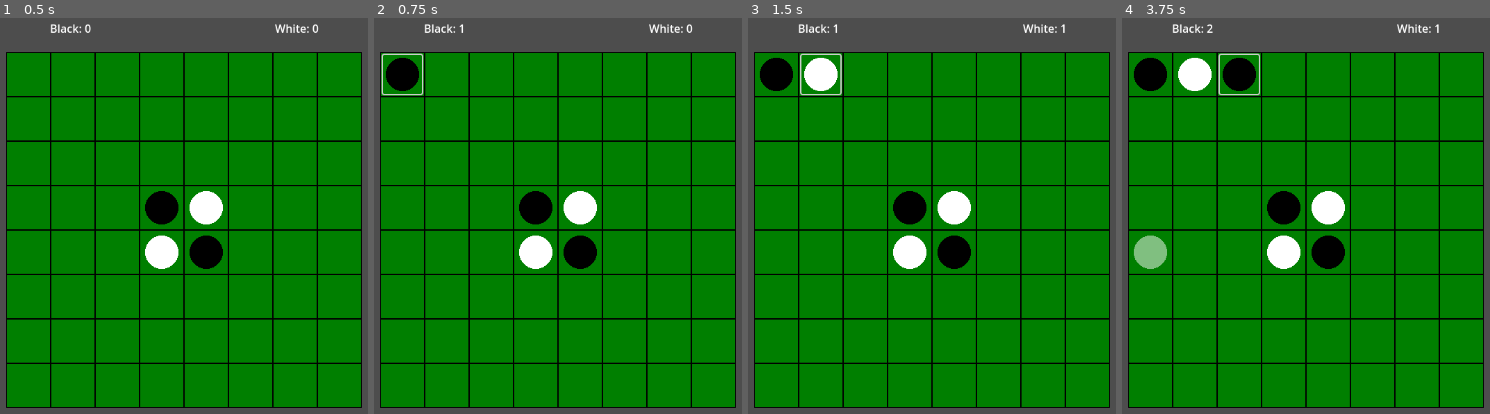
Above: before the commit, frames 1-4 (left to right).
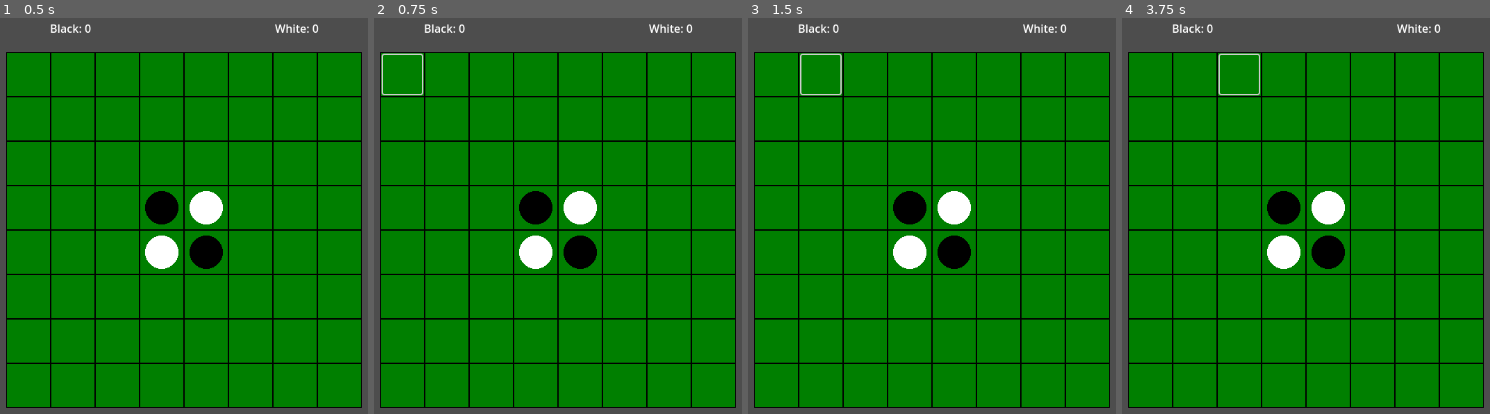
Above: after the commit, the same moments.

Repository: phrasmotica/othello
Game: Godot game, scene res://scenes/game.tscn
The game is run twice, just before and just after one commit, with the same random seed, the same clock (stepped at 60 frames per second) and the same inputs.
Inputs (mouse positions are in pixels of both pictures, inside the frame that each line leads up to):
- Up to frame 1 (0.5 s): no input
- Up to frame 2 (0.75 s): click (403, 73) at 0.52 s
- Up to frame 3 (1.5 s): click (821, 73) at 1.27 s
- Up to frame 4 (3.75 s): click (1239, 73) at 2.02 s; tap Enter at 2.75 s; move the mouse to (1482, 208) at 2.77 s; tap Space at 3.5 s; move the mouse to (1147, 251) at 3.52 s

Frame 1 is identical in both runs. In frame 2, 0.6% of the frame differs, in the area x 3-25%, y 1-19%; in frame 3, 1.3%; in frame 4, 2.5%, in the area x 3-87%, y 1-64%.

Commit message:
Start implementing algorithm for computing valid locations for the next counter. Create a visual debug mode that can be toggled with the slash key

Diff:
--- a/project.godot
+++ b/project.godot
@@ -15,6 +15,18 @@
 config/features=PackedStringArray("4.3", "Forward Plus")
 config/icon="res://icon.svg"
 
+[autoload]
+
+Globals="*res://scripts/globals.gd"
+
 [display]
 
 window/stretch/mode="viewport"
+
+[input]
+
+toggle_debug_mode={
+"deadzone": 0.5,
+"events": [Object(InputEventKey,"resource_local_to_scene":false,"resource_name":"","device":-1,"window_id":0,"alt_pressed":false,"shift_pressed":false,"ctrl_pressed":false,"meta_pressed":false,"pressed":false,"keycode":0,"physical_keycode":47,"key_label":0,"unicode":47,"location":0,"echo":false,"script":null)
+]
+}
--- a/scenes/board.tscn
+++ b/scenes/board.tscn
@@ -1,9 +1,10 @@
-[gd_scene load_steps=5 format=3 uid="uid://c5cc76vukx7db"]
+[gd_scene load_steps=6 format=3 uid="uid://c5cc76vukx7db"]
 
 [ext_resource type="Script" path="res://scripts/board.gd" id="1_2oqc0"]
 [ext_resource type="PackedScene" uid="uid://flkpinjhixfv" path="res://scenes/board_cell.tscn" id="1_52xkg"]
 [ext_resource type="Script" path="res://scripts/board_creator.gd" id="4_0bgla"]
 [ext_resource type="Script" path="res://scripts/board_state.gd" id="4_sxf1f"]
+[ext_resource type="Script" path="res://scripts/board_cell.gd" id="5_xu822"]
 
 [node name="Board" type="Node2D"]
 script = ExtResource("1_2oqc0")
@@ -21,193 +22,324 @@
 
 [node name="Cells" type="Node2D" parent="."]
 
-[node name="Cell0" parent="Cells" instance=ExtResource("1_52xkg")]
-
-[node name="Cell1" parent="Cells" instance=ExtResource("1_52xkg")]
+[node name="Cell0" type="Node2D" parent="Cells" instance=ExtResource("1_52xkg")]
+script = ExtResource("5_xu822")
+
+[node name="Cell1" type="Node2D" parent="Cells" instance=ExtResource("1_52xkg")]
 position = Vector2(64, 0)
-
-[node name="Cell2" parent="Cells" instance=ExtResource("1_52xkg")]
+script = ExtResource("5_xu822")
+index = 1
+
+[node name="Cell2" type="Node2D" parent="Cells" instance=ExtResource("1_52xkg")]
 position = Vector2(128, 0)
-
-[node name="Cell3" parent="Cells" instance=ExtResource("1_52xkg")]
+script = ExtResource("5_xu822")
+index = 2
+
+[node name="Cell3" type="Node2D" parent="Cells" instance=ExtResource("1_52xkg")]
 position = Vector2(192, 0)
-
-[node name="Cell4" parent="Cells" instance=ExtResource("1_52xkg")]
+script = ExtResource("5_xu822")
+index = 3
+
+[node name="Cell4" type="Node2D" parent="Cells" instance=ExtResource("1_52xkg")]
 position = Vector2(256, 0)
-
-[node name="Cell5" parent="Cells" instance=ExtResource("1_52xkg")]
+script = ExtResource("5_xu822")
+index = 4
+
+[node name="Cell5" type="Node2D" parent="Cells" instance=ExtResource("1_52xkg")]
 position = Vector2(320, 0)
-
-[node name="Cell6" parent="Cells" instance=ExtResource("1_52xkg")]
+script = ExtResource("5_xu822")
+index = 5
+
+[node name="Cell6" type="Node2D" parent="Cells" instance=ExtResource("1_52xkg")]
 position = Vector2(384, 0)
-
-[node name="Cell7" parent="Cells" instance=ExtResource("1_52xkg")]
+script = ExtResource("5_xu822")
+index = 6
+
+[node name="Cell7" type="Node2D" parent="Cells" instance=ExtResource("1_52xkg")]
 position = Vector2(448, 0)
-
-[node name="Cell8" parent="Cells" instance=ExtResource("1_52xkg")]
+script = ExtResource("5_xu822")
+index = 7
+
+[node name="Cell8" type="Node2D" parent="Cells" instance=ExtResource("1_52xkg")]
 position = Vector2(0, 64)
-
-[node name="Cell9" parent="Cells" instance=ExtResource("1_52xkg")]
+script = ExtResource("5_xu822")
+index = 8
+
+[node name="Cell9" type="Node2D" parent="Cells" instance=ExtResource("1_52xkg")]
 position = Vector2(64, 64)
-
-[node name="Cell10" parent="Cells" instance=ExtResource("1_52xkg")]
+script = ExtResource("5_xu822")
+index = 9
+
+[node name="Cell10" type="Node2D" parent="Cells" instance=ExtResource("1_52xkg")]
 position = Vector2(128, 64)
-
-[node name="Cell11" parent="Cells" instance=ExtResource("1_52xkg")]
+script = ExtResource("5_xu822")
+index = 10
+
+[node name="Cell11" type="Node2D" parent="Cells" instance=ExtResource("1_52xkg")]
 position = Vector2(192, 64)
-
-[node name="Cell12" parent="Cells" instance=ExtResource("1_52xkg")]
+script = ExtResource("5_xu822")
+index = 11
+
+[node name="Cell12" type="Node2D" parent="Cells" instance=ExtResource("1_52xkg")]
 position = Vector2(256, 64)
-
-[node name="Cell13" parent="Cells" instance=ExtResource("1_52xkg")]
+script = ExtResource("5_xu822")
+index = 12
+
+[node name="Cell13" type="Node2D" parent="Cells" instance=ExtResource("1_52xkg")]
 position = Vector2(320, 64)
-
-[node name="Cell14" parent="Cells" instance=ExtResource("1_52xkg")]
+script = ExtResource("5_xu822")
+index = 13
+
+[node name="Cell14" type="Node2D" parent="Cells" instance=ExtResource("1_52xkg")]
 position = Vector2(384, 64)
-
-[node name="Cell15" parent="Cells" instance=ExtResource("1_52xkg")]
+script = ExtResource("5_xu822")
+index = 14
+
+[node name="Cell15" type="Node2D" parent="Cells" instance=ExtResource("1_52xkg")]
 position = Vector2(448, 64)
-
-[node name="Cell16" parent="Cells" instance=ExtResource("1_52xkg")]
+script = ExtResource("5_xu822")
+index = 15
+
+[node name="Cell16" type="Node2D" parent="Cells" instance=ExtResource("1_52xkg")]
 position = Vector2(0, 128)
-
-[node name="Cell17" parent="Cells" instance=ExtResource("1_52xkg")]
+script = ExtResource("5_xu822")
+index = 16
+
+[node name="Cell17" type="Node2D" parent="Cells" instance=ExtResource("1_52xkg")]
 position = Vector2(64, 128)
-
-[node name="Cell18" parent="Cells" instance=ExtResource("1_52xkg")]
+script = ExtResource("5_xu822")
+index = 17
+
+[node name="Cell18" type="Node2D" parent="Cells" instance=ExtResource("1_52xkg")]
 position = Vector2(128, 128)
-
-[node name="Cell19" parent="Cells" instance=ExtResource("1_52xkg")]
+script = ExtResource("5_xu822")
+index = 18
+
+[node name="Cell19" type="Node2D" parent="Cells" instance=ExtResource("1_52xkg")]
 position = Vector2(192, 128)
-
-[node name="Cell20" parent="Cells" instance=ExtResource("1_52xkg")]
+script = ExtResource("5_xu822")
+index = 19
+
+[node name="Cell20" type="Node2D" parent="Cells" instance=ExtResource("1_52xkg")]
 position = Vector2(256, 128)
-
-[node name="Cell21" parent="Cells" instance=ExtResource("1_52xkg")]
+script = ExtResource("5_xu822")
+index = 20
+
+[node name="Cell21" type="Node2D" parent="Cells" instance=ExtResource("1_52xkg")]
 position = Vector2(320, 128)
-
-[node name="Cell22" parent="Cells" instance=ExtResource("1_52xkg")]
+script = ExtResource("5_xu822")
+index = 21
+
+[node name="Cell22" type="Node2D" parent="Cells" instance=ExtResource("1_52xkg")]
 position = Vector2(384, 128)
-
-[node name="Cell23" parent="Cells" instance=ExtResource("1_52xkg")]
+script = ExtResource("5_xu822")
+index = 22
+
+[node name="Cell23" type="Node2D" parent="Cells" instance=ExtResource("1_52xkg")]
 position = Vector2(448, 128)
-
-[node name="Cell24" parent="Cells" instance=ExtResource("1_52xkg")]
+script = ExtResource("5_xu822")
+index = 23
+
+[node name="Cell24" type="Node2D" parent="Cells" instance=ExtResource("1_52xkg")]
 position = Vector2(0, 192)
-
-[node name="Cell25" parent="Cells" instance=ExtResource("1_52xkg")]
+script = ExtResource("5_xu822")
+index = 24
+
+[node name="Cell25" type="Node2D" parent="Cells" instance=ExtResource("1_52xkg")]
 position = Vector2(64, 192)
-
-[node name="Cell26" parent="Cells" instance=ExtResource("1_52xkg")]
+script = ExtResource("5_xu822")
+index = 25
+
+[node name="Cell26" type="Node2D" parent="Cells" instance=ExtResource("1_52xkg")]
 position = Vector2(128, 192)
-
-[node name="Cell27" parent="Cells" instance=ExtResource("1_52xkg")]
+script = ExtResource("5_xu822")
+index = 26
+
+[node name="Cell27" type="Node2D" parent="Cells" instance=ExtResource("1_52xkg")]
 position = Vector2(192, 192)
-
-[node name="Cell28" parent="Cells" instance=ExtResource("1_52xkg")]
+script = ExtResource("5_xu822")
+counter_presence = 0
+index = 27
+
+[node name="Cell28" type="Node2D" parent="Cells" instance=ExtResource("1_52xkg")]
 position = Vector2(256, 192)
-
-[node name="Cell29" parent="Cells" instance=ExtResource("1_52xkg")]
+script = ExtResource("5_xu822")
+counter_presence = 1
+index = 28
+
+[node name="Cell29" type="Node2D" parent="Cells" instance=ExtResource("1_52xkg")]
 position = Vector2(320, 192)
-
-[node name="Cell30" parent="Cells" instance=ExtResource("1_52xkg")]
+script = ExtResource("5_xu822")
+index = 29
+
+[node name="Cell30" type="Node2D" parent="Cells" instance=ExtResource("1_52xkg")]
 position = Vector2(384, 192)
-
-[node name="Cell31" parent="Cells" instance=ExtResource("1_52xkg")]
+script = ExtResource("5_xu822")
+index = 30
+
+[node name="Cell31" type="Node2D" parent="Cells" instance=ExtResource("1_52xkg")]
 position = Vector2(448, 192)
-
-[node name="Cell32" parent="Cells" instance=ExtResource("1_52xkg")]
+script = ExtResource("5_xu822")
+index = 31
+
+[node name="Cell32" type="Node2D" parent="Cells" instance=ExtResource("1_52xkg")]
 position = Vector2(0, 256)
-
-[node name="Cell33" parent="Cells" instance=ExtResource("1_52xkg")]
+script = ExtResource("5_xu822")
+index = 32
+
+[node name="Cell33" type="Node2D" parent="Cells" instance=ExtResource("1_52xkg")]
 position = Vector2(64, 256)
-
-[node name="Cell34" parent="Cells" instance=ExtResource("1_52xkg")]
+script = ExtResource("5_xu822")
+index = 33
+
+[node name="Cell34" type="Node2D" parent="Cells" instance=ExtResource("1_52xkg")]
 position = Vector2(128, 256)
-
-[node name="Cell35" parent="Cells" instance=ExtResource("1_52xkg")]
+script = ExtResource("5_xu822")
+index = 34
+
+[node name="Cell35" type="Node2D" parent="Cells" instance=ExtResource("1_52xkg")]
 position = Vector2(192, 256)
-
-[node name="Cell36" parent="Cells" instance=ExtResource("1_52xkg")]
+script = ExtResource("5_xu822")
+counter_presence = 1
+index = 35
+
+[node name="Cell36" type="Node2D" parent="Cells" instance=ExtResource("1_52xkg")]
 position = Vector2(256, 256)
-
-[node name="Cell37" parent="Cells" instance=ExtResource("1_52xkg")]
+script = ExtResource("5_xu822")
+counter_presence = 0
+index = 36
+
+[node name="Cell37" type="Node2D" parent="Cells" instance=ExtResource("1_52xkg")]
 position = Vector2(320, 256)
-
-[node name="Cell38" parent="Cells" instance=ExtResource("1_52xkg")]
+script = ExtResource("5_xu822")
+index = 37
+
+[node name="Cell38" type="Node2D" parent="Cells" instance=ExtResource("1_52xkg")]
 position = Vector2(384, 256)
-
-[node name="Cell39" parent="Cells" instance=ExtResource("1_52xkg")]
+script = ExtResource("5_xu822")
+index = 38
+
+[node name="Cell39" type="Node2D" parent="Cells" instance=ExtResource("1_52xkg")]
 position = Vector2(448, 256)
-
-[node name="Cell40" parent="Cells" instance=ExtResource("1_52xkg")]
+script = ExtResource("5_xu822")
+index = 39
+
+[node name="Cell40" type="Node2D" parent="Cells" instance=ExtResource("1_52xkg")]
 position = Vector2(0, 320)
-
-[node name="Cell41" parent="Cells" instance=ExtResource("1_52xkg")]
+script = ExtResource("5_xu822")
+index = 40
+
+[node name="Cell41" type="Node2D" parent="Cells" instance=ExtResource("1_52xkg")]
 position = Vector2(64, 320)
-
-[node name="Cell42" parent="Cells" instance=ExtResource("1_52xkg")]
+script = ExtResource("5_xu822")
+index = 41
+
+[node name="Cell42" type="Node2D" parent="Cells" instance=ExtResource("1_52xkg")]
 position = Vector2(128, 320)
-
-[node name="Cell43" parent="Cells" instance=ExtResource("1_52xkg")]
+script = ExtResource("5_xu822")
+index = 42
+
+[node name="Cell43" type="Node2D" parent="Cells" instance=ExtResource("1_52xkg")]
 position = Vector2(192, 320)
-
-[node name="Cell44" parent="Cells" instance=ExtResource("1_52xkg")]
+script = ExtResource("5_xu822")
+index = 43
+
+[node name="Cell44" type="Node2D" parent="Cells" instance=ExtResource("1_52xkg")]
 position = Vector2(256, 320)
-
-[node name="Cell45" parent="Cells" instance=ExtResource("1_52xkg")]
+script = ExtResource("5_xu822")
+index = 44
+
+[node name="Cell45" type="Node2D" parent="Cells" instance=ExtResource("1_52xkg")]
 position = Vector2(320, 320)
-
-[node name="Cell46" parent="Cells" instance=ExtResource("1_52xkg")]
+script = ExtResource("5_xu822")
+index = 45
+
+[node name="Cell46" type="Node2D" parent="Cells" instance=ExtResource("1_52xkg")]
 position = Vector2(384, 320)
-
-[node name="Cell47" parent="Cells" instance=ExtResource("1_52xkg")]
+script = ExtResource("5_xu822")
+index = 46
+
+[node name="Cell47" type="Node2D" parent="Cells" instance=ExtResource("1_52xkg")]
 position = Vector2(448, 320)
-
-[node name="Cell48" parent="Cells" instance=ExtResource("1_52xkg")]
+script = ExtResource("5_xu822")
+index = 47
+
+[node name="Cell48" type="Node2D" parent="Cells" instance=ExtResource("1_52xkg")]
 position = Vector2(0, 384)
-
-[node name="Cell49" parent="Cells" instance=ExtResource("1_52xkg")]
+script = ExtResource("5_xu822")
+index = 48
+
+[node name="Cell49" type="Node2D" parent="Cells" instance=ExtResource("1_52xkg")]
 position = Vector2(64, 384)
-
-[node name="Cell50" parent="Cells" instance=ExtResource("1_52xkg")]
+script = ExtResource("5_xu822")
+index = 49
+
+[node name="Cell50" type="Node2D" parent="Cells" instance=ExtResource("1_52xkg")]
 position = Vector2(128, 384)
-
-[node name="Cell51" parent="Cells" instance=ExtResource("1_52xkg")]
+script = ExtResource("5_xu822")
+index = 50
+
+[node name="Cell51" type="Node2D" parent="Cells" instance=ExtResource("1_52xkg")]
 position = Vector2(192, 384)
-
-[node name="Cell52" parent="Cells" instance=ExtResource("1_52xkg")]
+script = ExtResource("5_xu822")
+index = 51
+
+[node name="Cell52" type="Node2D" parent="Cells" instance=ExtResource("1_52xkg")]
 position = Vector2(256, 384)
-
-[node name="Cell53" parent="Cells" instance=ExtResource("1_52xkg")]
+script = ExtResource("5_xu822")
+index = 52
+
+[node name="Cell53" type="Node2D" parent="Cells" instance=ExtResource("1_52xkg")]
 position = Vector2(320, 384)
-
-[node name="Cell54" parent="Cells" instance=ExtResource("1_52xkg")]
+script = ExtResource("5_xu822")
+index = 53
+
+[node name="Cell54" type="Node2D" parent="Cells" instance=ExtResource("1_52xkg")]
 position = Vector2(384, 384)
-
-[node name="Cell55" parent="Cells" instance=ExtResource("1_52xkg")]
+script = ExtResource("5_xu822")
+index = 54
+
+[node name="Cell55" type="Node2D" parent="Cells" instance=ExtResource("1_52xkg")]
 position = Vector2(448, 384)
-
-[node name="Cell56" parent="Cells" instance=ExtResource("1_52xkg")]
+script = ExtResource("5_xu822")
+index = 55
+
+[node name="Cell56" type="Node2D" parent="Cells" instance=ExtResource("1_52xkg")]
 position = Vector2(0, 448)
-
-[node name="Cell57" parent="Cells" instance=ExtResource("1_52xkg")]
+script = ExtResource("5_xu822")
+index = 56
+
+[node name="Cell57" type="Node2D" parent="Cells" instance=ExtResource("1_52xkg")]
 position = Vector2(64, 448)
-
-[node name="Cell58" parent="Cells" instance=ExtResource("1_52xkg")]
+script = ExtResource("5_xu822")
+index = 57
+
+[node name="Cell58" type="Node2D" parent="Cells" instance=ExtResource("1_52xkg")]
 position = Vector2(128, 448)
-
-[node name="Cell59" parent="Cells" instance=ExtResource("1_52xkg")]
+script = ExtResource("5_xu822")
+index = 58
+
+[node name="Cell59" type="Node2D" parent="Cells" instance=ExtResource("1_52xkg")]
 position = Vector2(192, 448)
-
-[node name="Cell60" parent="Cells" instance=ExtResource("1_52xkg")]
+script = ExtResource("5_xu822")
+index = 59
+
+[node name="Cell60" type="Node2D" parent="Cells" instance=ExtResource("1_52xkg")]
 position = Vector2(256, 448)
-
-[node name="Cell61" parent="Cells" instance=ExtResource("1_52xkg")]
+script = ExtResource("5_xu822")
+index = 60
+
+[node name="Cell61" type="Node2D" parent="Cells" instance=ExtResource("1_52xkg")]
 position = Vector2(320, 448)
-
-[node name="Cell62" parent="Cells" instance=ExtResource("1_52xkg")]
+script = ExtResource("5_xu822")
+index = 61
+
+[node name="Cell62" type="Node2D" parent="Cells" instance=ExtResource("1_52xkg")]
 position = Vector2(384, 448)
-
-[node name="Cell63" parent="Cells" instance=ExtResource("1_52xkg")]
+script = ExtResource("5_xu822")
+index = 62
+
+[node name="Cell63" type="Node2D" parent="Cells" instance=ExtResource("1_52xkg")]
 position = Vector2(448, 448)
+script = ExtResource("5_xu822")
+index = 63
--- a/scenes/board_cell.tscn
+++ b/scenes/board_cell.tscn
@@ -43,3 +43,10 @@
 offset_bottom = 60.0
 mouse_default_cursor_shape = 2
 flat = true
+
+[node name="IndexLabel" type="Label" parent="."]
+unique_name_in_owner = true
+offset_left = 4.0
+offset_right = 40.0
+offset_bottom = 23.0
+text = "00"
--- a/scripts/board.gd
+++ b/scripts/board.gd
@@ -23,7 +23,8 @@
 		if starting_colour != value:
 			starting_colour = value
 
-			_refresh()
+			if board_creator:
+				board_creator.set_next_colour(starting_colour)
 
 @onready
 var board_creator: BoardCreator = %BoardCreator
@@ -44,7 +45,6 @@
 func _refresh() -> void:
 	if board_creator:
 		board_creator.render_board(size, self)
-		board_creator.set_next_colour(starting_colour)
 
 func _handle_score_changed(black_score: int, white_score: int) -> void:
 	if (black_score + white_score) % 2 == 0:
--- a/scripts/board_cell.gd
+++ b/scripts/board_cell.gd
@@ -21,6 +21,30 @@
 
 			_refresh()
 
+@export
+var index: int = 0:
+	set(value):
+		if index != value:
+			index = value
+
+			_refresh()
+
+@export
+var cannot_place := false:
+	set(value):
+		if cannot_place != value:
+			cannot_place = value
+
+			_refresh()
+
+@export
+var debug_mode := false:
+	set(value):
+		if debug_mode != value:
+			debug_mode = value
+
+			_refresh()
+
 @onready
 var counter: Counter = %Counter
 
@@ -30,6 +54,9 @@
 @onready
 var mouse_area_button: Button = %MouseAreaButton
 
+@onready
+var index_label: Label = %IndexLabel
+
 signal counter_changed(presence: CounterPresence)
 
 func _ready() -> void:
@@ -38,29 +65,41 @@
 		mouse_area_button.mouse_exited.connect(_handle_mouse_exited)
 		mouse_area_button.pressed.connect(_handle_pressed)
 
+		Globals.toggled_debug_mode.connect(_handle_toggled_debug_mode)
+
 	_handle_mouse_exited()
 	_refresh()
 
+func _handle_toggled_debug_mode(is_debug: bool) -> void:
+	debug_mode = is_debug
+
 func _refresh() -> void:
-	var has_counter := counter_presence != CounterPresence.NONE
+	if debug_mode and cannot_place:
+		modulate = Color.DIM_GRAY
+	else:
+		modulate = Color.WHITE
 
 	if counter:
-		counter.visible = has_counter
+		counter.visible = counter_presence != CounterPresence.NONE
 		counter.is_white = counter_presence == CounterPresence.WHITE
 
 	if counter_preview:
 		counter_preview.is_white = next_colour == CounterType.WHITE
 
 	if mouse_area_button:
-		mouse_area_button.disabled = has_counter
-
-		if has_counter:
+		if cannot_place:
+			mouse_area_button.disabled = true
 			mouse_area_button.mouse_default_cursor_shape = Control.CURSOR_ARROW
 		else:
+			mouse_area_button.disabled = false
 			mouse_area_button.mouse_default_cursor_shape = Control.CURSOR_POINTING_HAND
 
+	if index_label:
+		index_label.visible = debug_mode
+		index_label.text = str(index)
+
 func _handle_mouse_entered() -> void:
-	if counter_presence != CounterPresence.NONE:
+	if cannot_place:
 		return
 
 	counter_preview.show()
@@ -69,7 +108,7 @@
 	counter_preview.hide()
 
 func _handle_pressed() -> void:
-	if counter_presence != CounterPresence.NONE:
+	if cannot_place:
 		return
 
 	counter_presence = next_colour as CounterPresence
--- a/scripts/board_creator.gd
+++ b/scripts/board_creator.gd
@@ -10,17 +10,23 @@
 # TODO: get this from the board cell scene
 const CELL_SPRITE_SIZE: int = 64
 
+var _size: Vector2i
+var _cells: Array[BoardCell] = []
+
 signal cell_counter_changed(index: int, type: BoardCell.CounterPresence)
 
 func set_next_colour(type: BoardCell.CounterType) -> void:
-	var child_cells := cells_parent.get_children()
-
-	for c in child_cells:
-		(c as BoardCell).next_colour = type
+	for idx in len(_cells):
+		var cell = _cells[idx]
+		cell.next_colour = type
+		cell.cannot_place = not can_place(idx)
 
 func render_board(size: Vector2i, scene_root: Node) -> void:
 	if not cells_parent:
 		return
+
+	_size = size
+	_cells.clear()
 
 	var child_cells := cells_parent.get_children()
 
@@ -41,10 +47,13 @@
 
 		current_cell.position = CELL_SPRITE_SIZE * Vector2(x_pos, y_pos)
 		current_cell.counter_presence = get_default_counter(size, x_pos, y_pos)
+		current_cell.index = idx
 
 		if is_new:
 			cells_parent.add_child(current_cell)
 			current_cell.owner = scene_root
+
+		_cells.append(current_cell)
 
 		if current_cell.counter_changed.get_connections().size() <= 0:
 			current_cell.counter_changed.connect(
@@ -55,6 +64,10 @@
 	var remaining_cells := child_cells.slice(size.x * size.y)
 	for cell in remaining_cells:
 		cell.queue_free()
+
+	# check place-ability now that we have all of the cells
+	for idx in size.x * size.y:
+		_cells[idx].cannot_place = not can_place(idx)
 
 func get_default_counter(size: Vector2i, x_pos: int, y_pos: int) -> BoardCell.CounterPresence:
 	var half_x := int(float(size.x) / 2)
@@ -68,3 +81,40 @@
 		return BoardCell.CounterPresence.BLACK
 
 	return BoardCell.CounterPresence.NONE
+
+func can_place(idx: int) -> bool:
+	if _cells.size() <= idx:
+		return false
+
+	var cell := _cells[idx]
+	if cell.counter_presence != BoardCell.CounterPresence.NONE:
+		return false
+
+	var neighbours: Array[int] = [
+		idx - _size.x, # above
+		idx - _size.x + 1, # above-right
+		idx + 1, # right
+		idx + _size.x + 1, # below-right
+		idx + _size.x, # below
+		idx + _size.x - 1, # below-left
+		idx - 1, # left
+		idx - _size.x - 1, # above-left
+	]
+
+	for n_idx in neighbours:
+		if n_idx < 0 or n_idx >= _cells.size():
+			continue
+
+		var next_colour := cell.next_colour as BoardCell.CounterPresence
+		var n_presence := _cells[n_idx].counter_presence
+
+		if next_colour == BoardCell.CounterPresence.BLACK and n_presence == BoardCell.CounterPresence.WHITE:
+			return true
+
+		if next_colour == BoardCell.CounterPresence.WHITE and n_presence == BoardCell.CounterPresence.BLACK:
+			return true
+
+	# TODO: check that the following are also true:
+	# 1. continuing past the valid neighbour, there is another cell C occupied by the same colour as our colour
+	# 2. all cells between this one and C are occupied
+	return false
--- /dev/null
+++ b/scripts/globals.gd
@@ -0,0 +1,11 @@
+extends Node
+
+var _debug_mode := false
+
+signal toggled_debug_mode(is_debug: bool)
+
+func _process(_delta: float) -> void:
+	if Input.is_action_just_pressed("toggle_debug_mode"):
+		_debug_mode = not _debug_mode
+
+		toggled_debug_mode.emit(_debug_mode)
